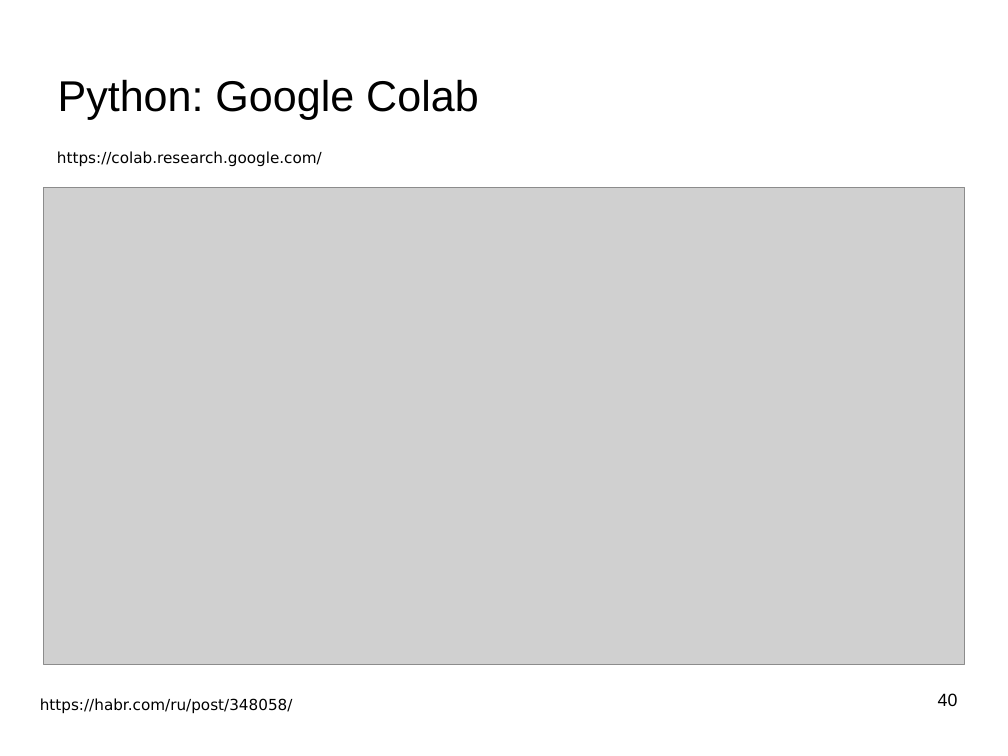
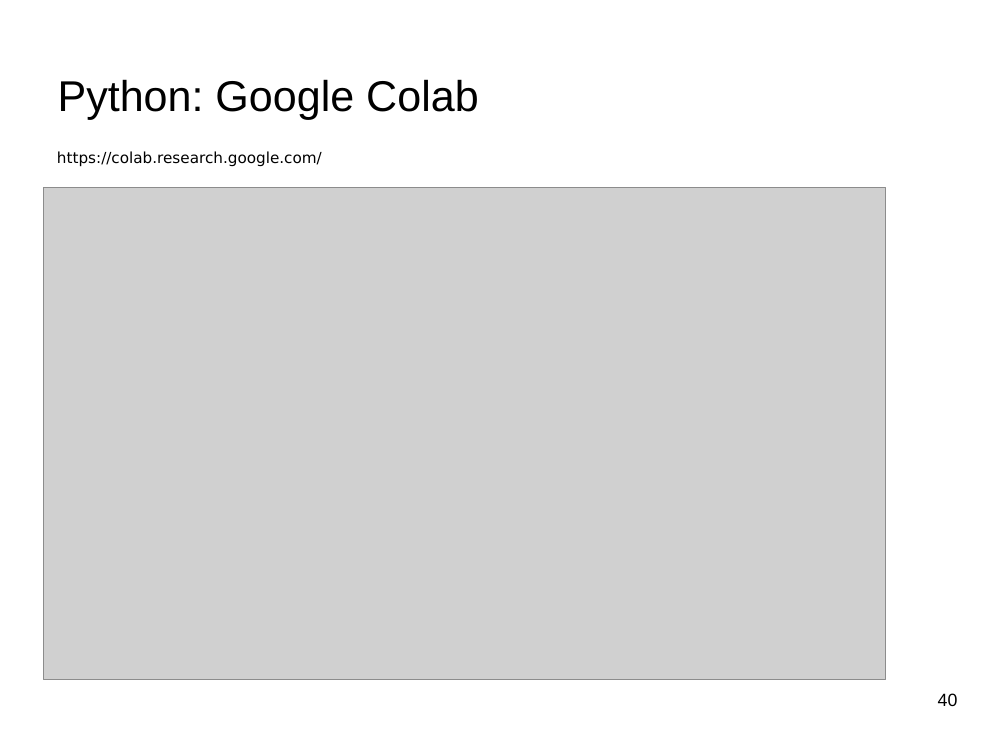
Before and after one commit to mechanoid5/ml_lectorium_legacy, a slide deck: slide 40 of 02-python.odp. Drawn at 1008x756 pixels with LibreOffice and Linux fonts; fonts in the diff are those of the drawing; grey boxes stand for pictures; background and template pictures are left out. Boxes give left, top, right and bottom in pixels: in the first picture for what was removed or moved away, otherwise in the second. Text is boxed around its words. In the diff, an @@ line names an element or a change of style, - is before the commit and + after.

```diff
--- a/02-python.odp
+++ b/02-python.odp
@@ picture resized from (x1=43, y1=188, x2=965, y2=665) to (x1=43, y1=188, x2=885, y2=681) @@
@@ text removed at (x1=40, y1=698, x2=293, y2=714) @@
-https://habr.com/ru/post/348058/
```
Also in this commit, not shown: 1 other file.
